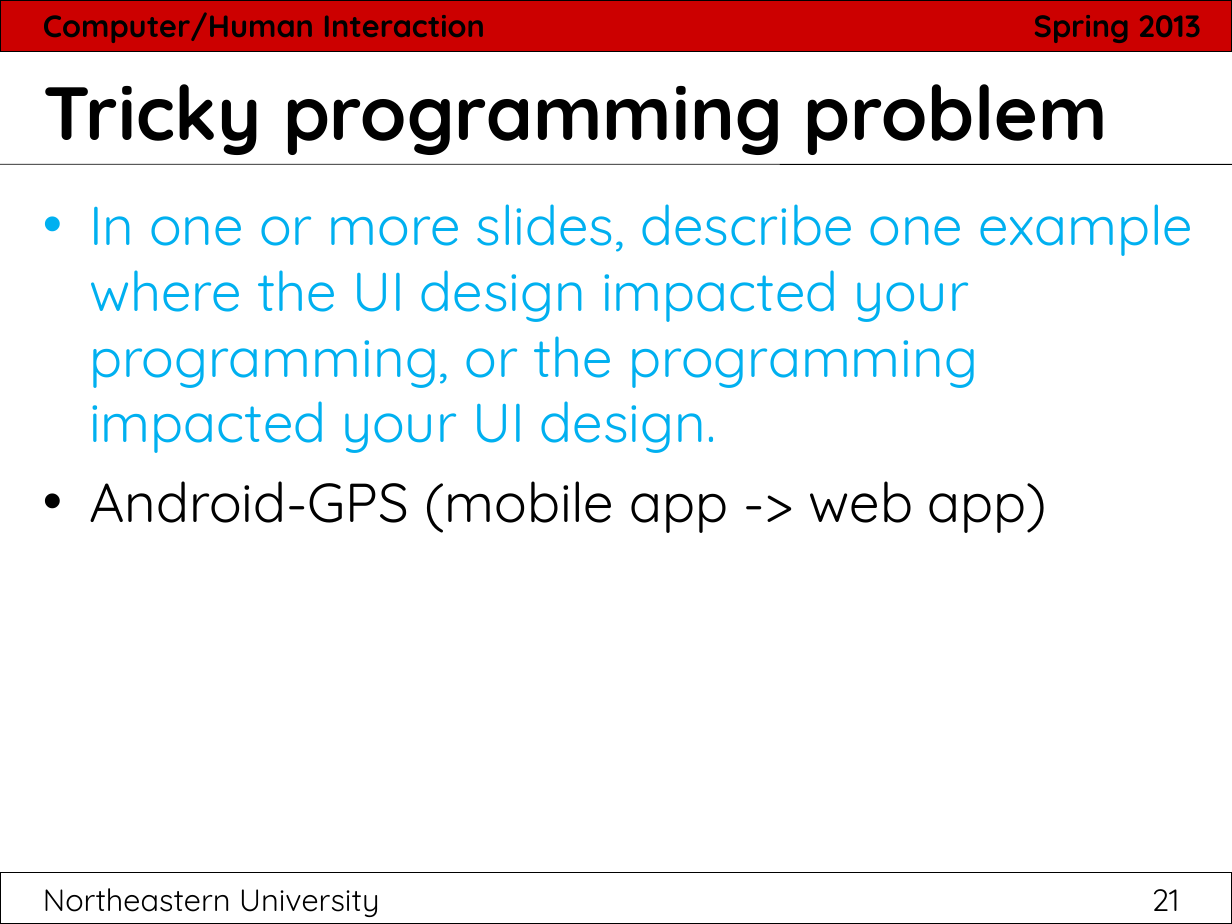
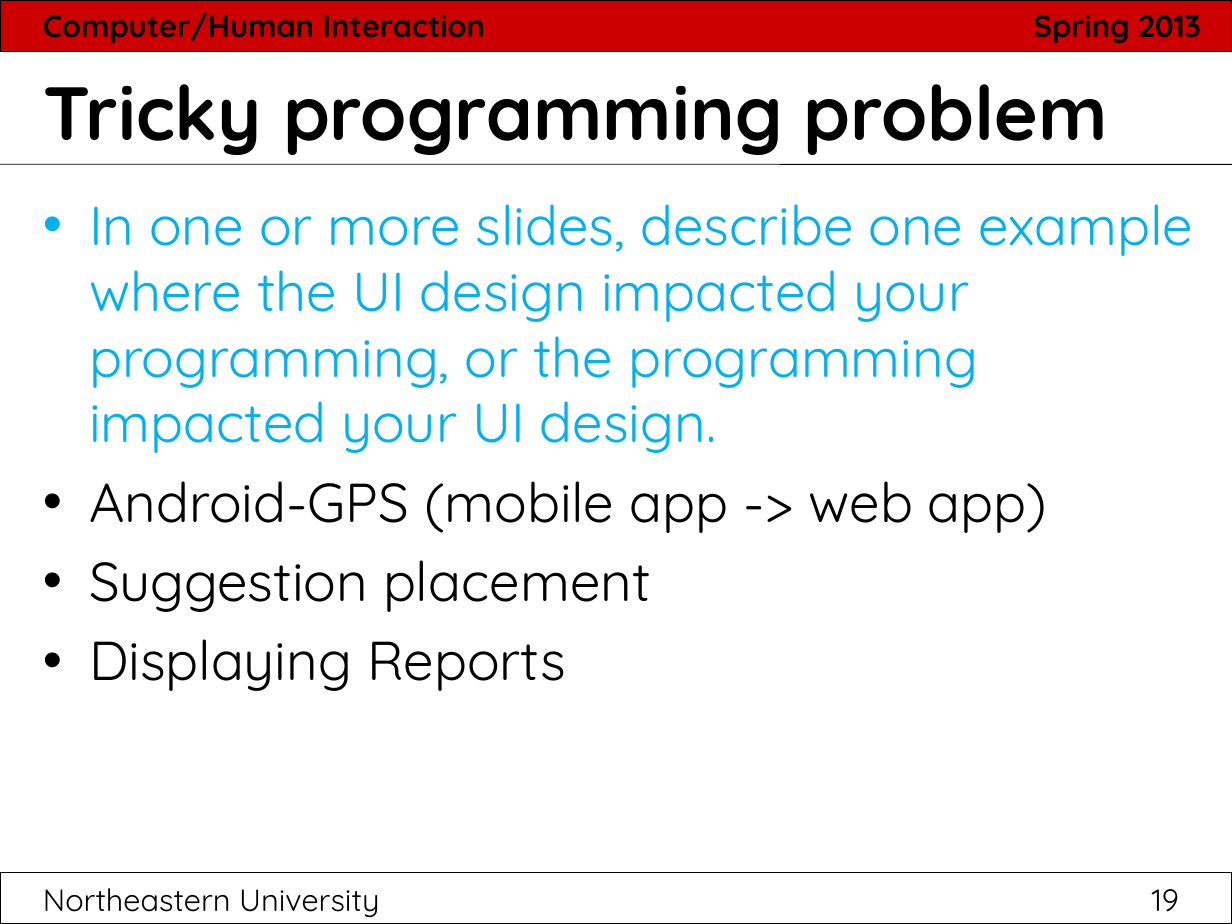
Before and after one commit to hci2014/sandbox, a slide deck: slide 19 of FinalPresentationTemplate.ppt (slide 21 before the commit). Drawn at 1232x924 pixels with LibreOffice and Linux fonts; fonts in the diff are those of the drawing. Boxes give left, top, right and bottom in pixels: in the first picture for what was removed or moved away, otherwise in the second. Text is boxed around its words. In the diff, an @@ line names an element or a change of style, - is before the commit and + after.

```diff
--- a/FinalPresentationTemplate.ppt
+++ b/FinalPresentationTemplate.ppt
@@ text at box(89, 560, 651, 691): paragraphs added @@
+• Suggestion placement
+• Displaying Reports
@@ page number at box(43, 888, 1179, 917): text changed @@
-Northeastern University 21
+Northeastern University 19
```
Also in this commit, not shown: 7 other slides changed, 8 slides added, 10 slides removed, 1 other file.
